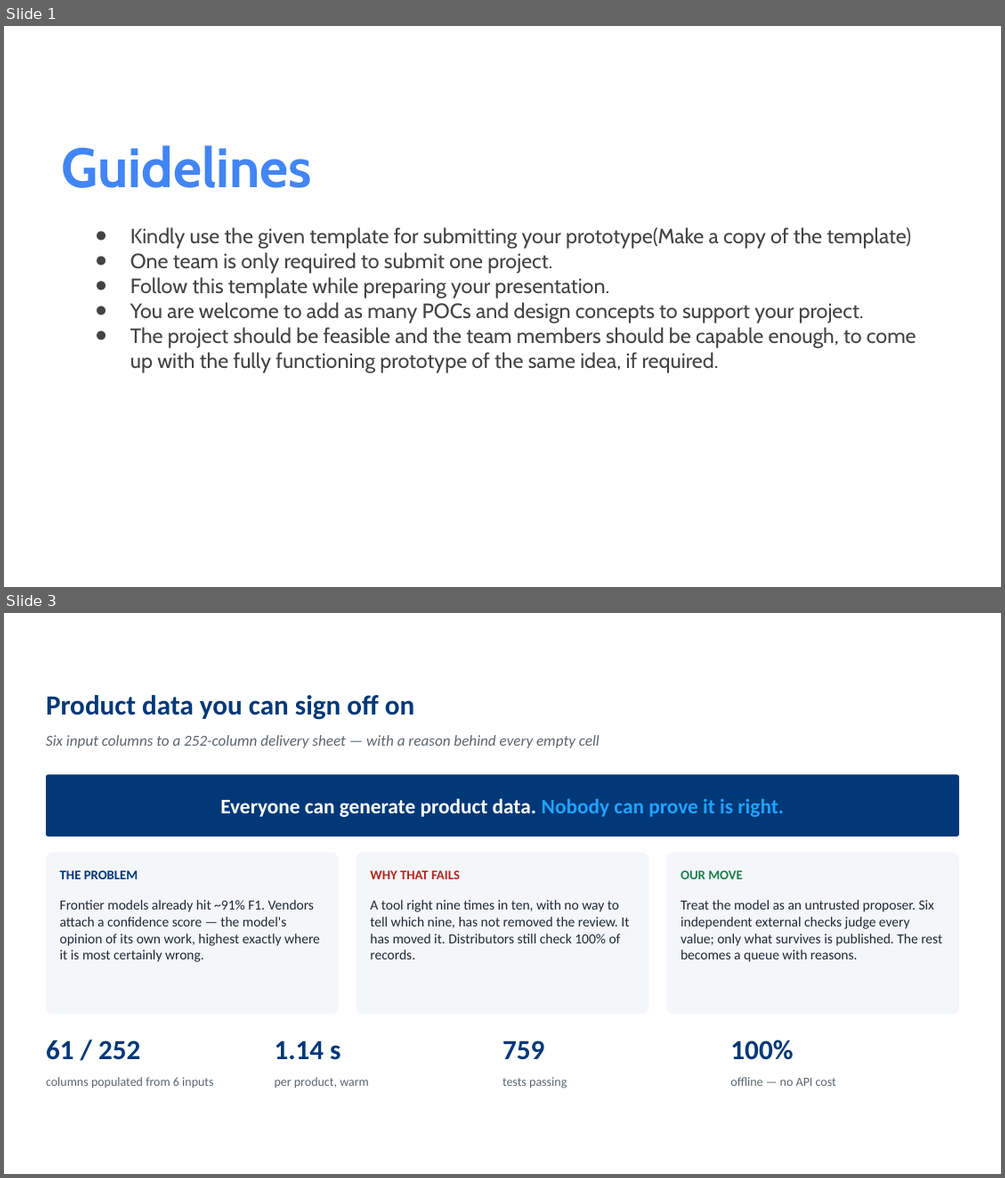
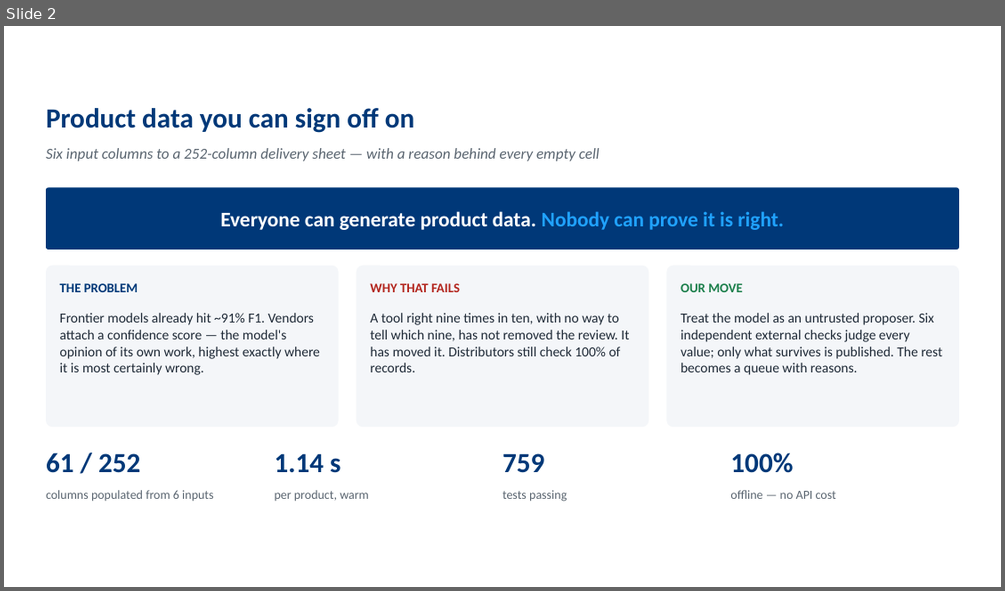
Before and after one commit to Vishalk1604/CRUCIBLE, a slide deck: submission/Crucible-UniHack-Prototype.pptx. Shown one above the other, each under a label of ours: slides 1 and 3 before the commit, slide 2 after it; the slides between them are not shown. The pictures are 1005x1178 and 1005x591 pixels, drawn with LibreOffice and Linux fonts; fonts in the diff are those of the drawing; background and template pictures are left out. Boxes give left, top, right and bottom in pixels: in the first picture for what was removed or moved away, otherwise in the second. Text is boxed around its words. In the diff, an @@ line names an element or a change of style, - is before the commit and + after.

```diff
--- a/submission/Crucible-UniHack-Prototype.pptx
+++ b/submission/Crucible-UniHack-Prototype.pptx
@@ slide 1 removed at <box>4,26,1001,587</box>, background picture (left out) @@
@@ text removed at <box>62,145,312,188</box> @@
-Guidelines
@@ text removed at <box>130,227,916,373</box> @@
-● Kindly use the given template for submitting your prototype(Make a copy of the template)
-● One team is only required to submit one project.
-● Follow this template while preparing your presentation.
-● You are welcome to add as many POCs and design concepts to support your project.
-● The project should be feasible and the team members should be capable enough, to come up with the fully functioning prototype of the same idea, if required.
@@ what was slide 3 is now slide 2 @@
```
Also in this commit, not shown: 2 slides changed, 8 other files.
